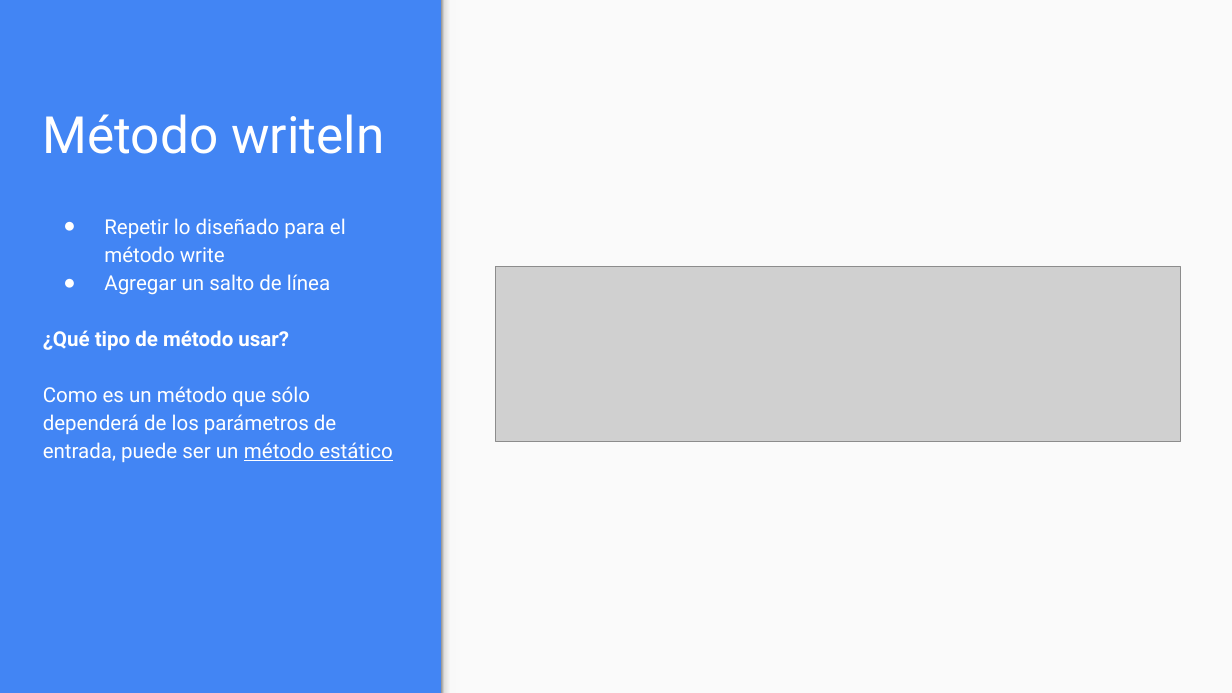
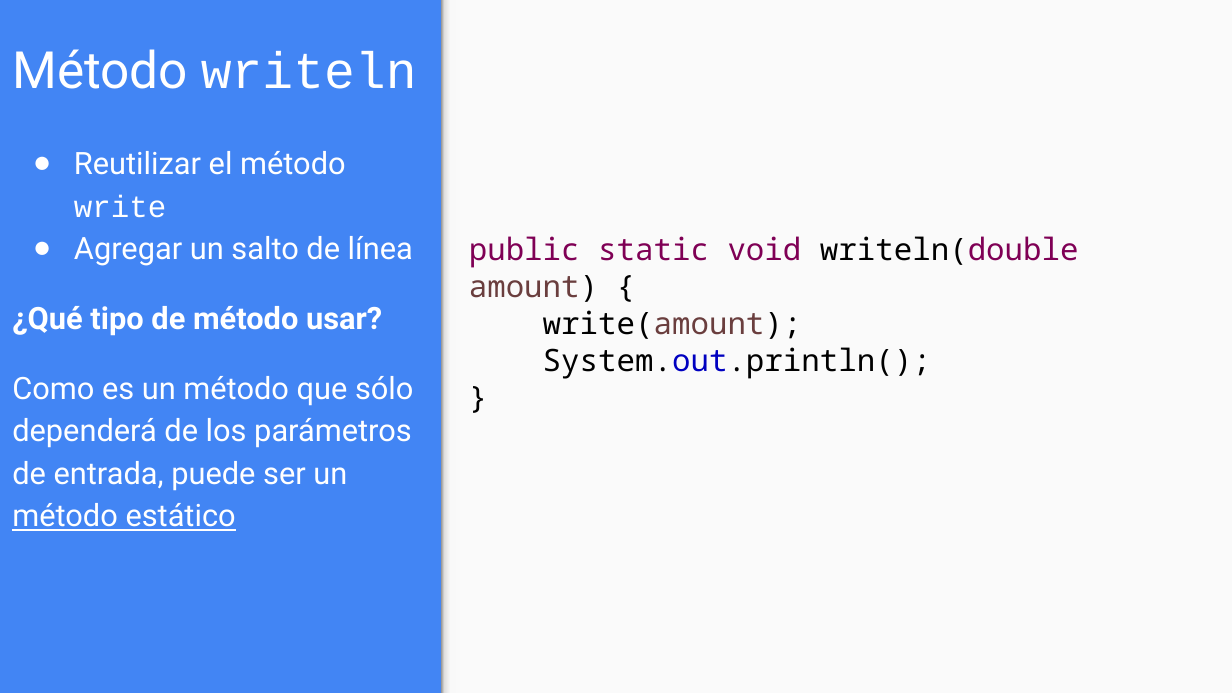
Before and after one commit to OMardil/INFO2, a slide deck: slide 22 of MOD06_Variables_y_metodos_estaticos/01 Presentacion/INFO2_MOD06-Variables_y_metodos_estaticos.pptx (slide 21 before the commit). Drawn at 1232x693 pixels with LibreOffice and Linux fonts; fonts in the diff are those of the drawing; grey boxes stand for pictures. Boxes give left, top, right and bottom in pixels: in the first picture for what was removed or moved away, otherwise in the second. Text is boxed around its words. In the diff, an @@ line names an element or a change of style, - is before the commit and + after.

Commit message:
Update Static methods MOD06

```diff
--- a/MOD06_Variables_y_metodos_estaticos/01 Presentacion/INFO2_MOD06-Variables_y_metodos_estaticos.pptx
+++ b/MOD06_Variables_y_metodos_estaticos/01 Presentacion/INFO2_MOD06-Variables_y_metodos_estaticos.pptx
@@ title "Método writeln": place and size @@
-title "Método writeln" at box(43, 114, 384, 154)
+title "Método writeln" at box(12, 49, 417, 89)
@@ title "Método writeln" at box(12, 49, 417, 89): font Roboto to Courier New in "writeln" @@
@@ text "Reutilizar el método write": place and size @@
-text "Reutilizar el método write" at box(43, 218, 392, 462)
+text "Reutilizar el método write" at box(12, 151, 413, 531)
@@ text at box(74, 151, 346, 218): text changed; size 12 to 18 pt @@
-● Repetir lo diseñado para el método write
+● Reutilizar el método write
@@ text at box(12, 236, 413, 531): size 12 to 18 pt in "Agregar un salto de línea", "¿Qué tipo de método usar?", "Como es un método que sólo dependerá ..." @@
@@ text added at box(469, 236, 1079, 379), 18 pt, text #000000 @@
+public static void writeln(double amount) {
+write(amount);
+System.out.println();
+}
@@ picture removed at box(495, 267, 1180, 442) @@
```
Also in this commit, not shown: 13 other slides changed, 4 slides added, 3 slides removed, 22 other files.
